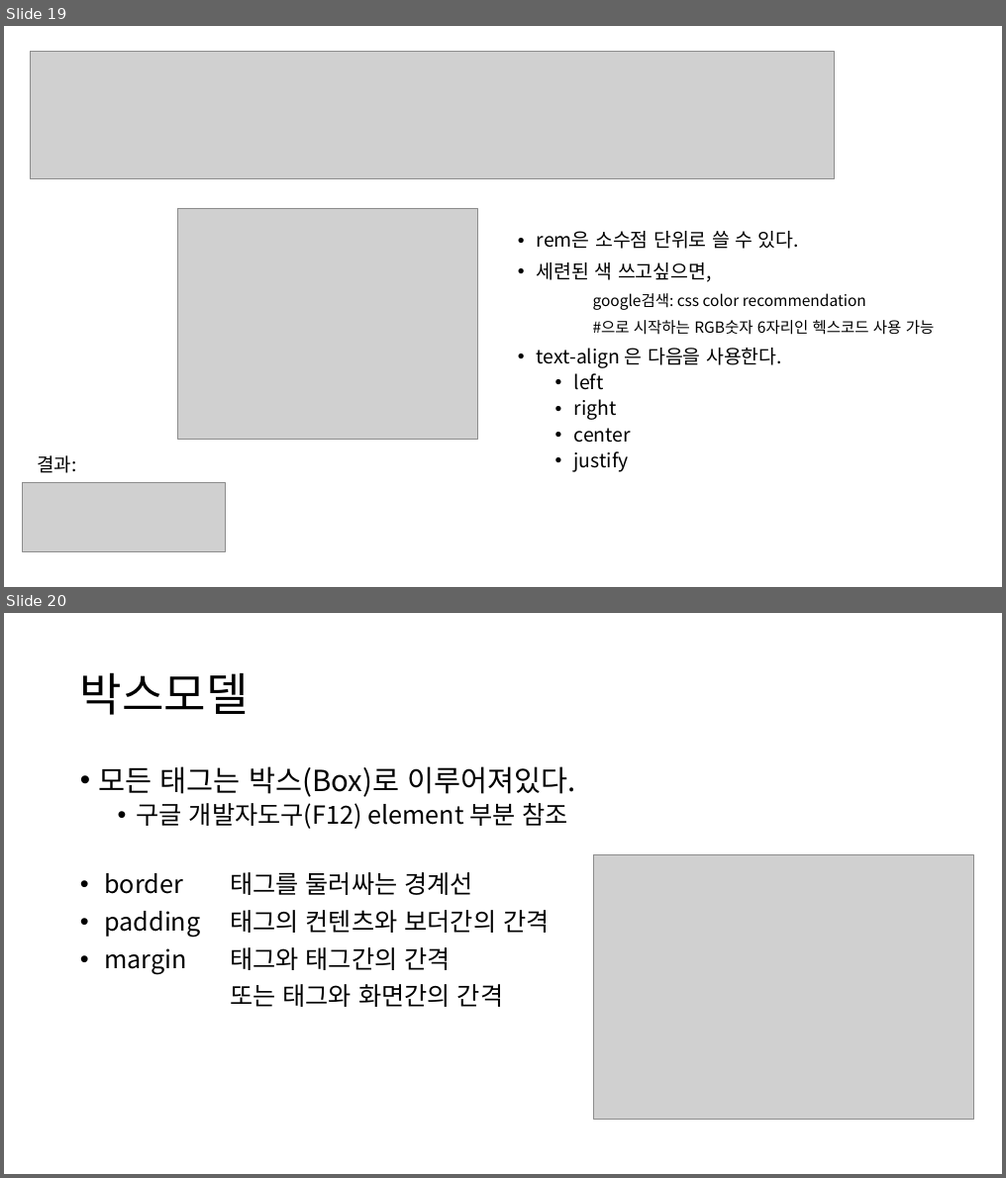
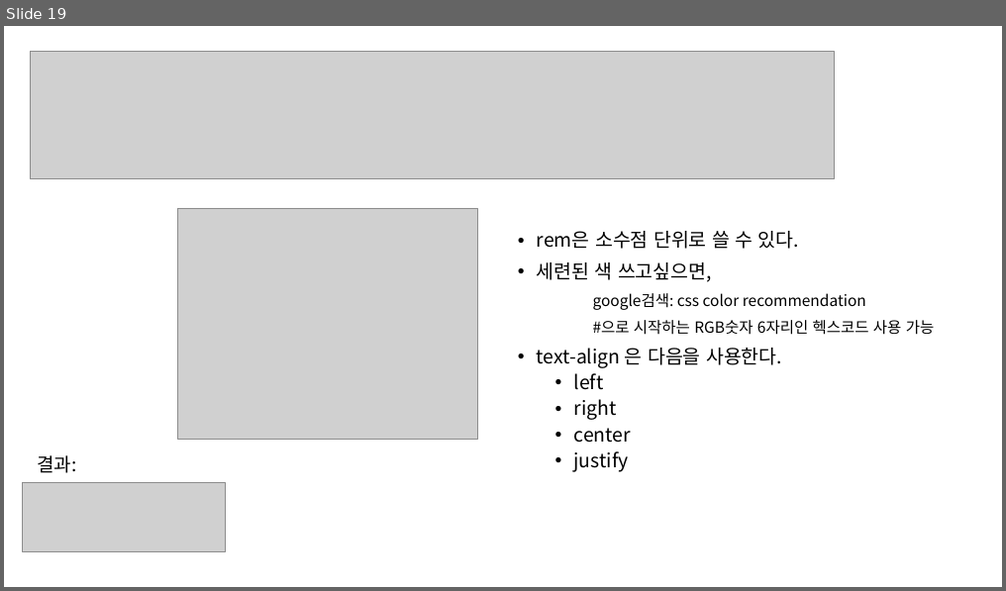
Before and after one commit to GNUCSAssistants/2021webprogramming, a slide deck: 수업/3. HTML (2), CSS(1)/PPT/3. HTML (2), CSS(1).pptx. Shown one above the other, each under a label of ours: slides 19 and 20 before the commit, slide 19 after it. The pictures are 1006x1178 and 1006x591 pixels, drawn with LibreOffice and Linux fonts; fonts in the diff are those of the drawing; grey boxes stand for pictures. Boxes give left, top, right and bottom in pixels: in the first picture for what was removed or moved away, otherwise in the second. Text is boxed around its words. In the diff, an @@ line names an element or a change of style, - is before the commit and + after.

```diff
--- a/수업/3. HTML (2), CSS(1)/PPT/3. HTML (2), CSS(1).pptx
+++ b/수업/3. HTML (2), CSS(1)/PPT/3. HTML (2), CSS(1).pptx
@@ slide 20 removed at (4, 613, 1002, 1174), background #FFFFFF @@
@@ title removed at (80, 672, 249, 715) @@
-박스모델
@@ text removed at (99, 766, 575, 1007) @@
-• 모든 태그는 박스(Box)로 이루어져있다.
-  • 구글 개발자도구(F12) element 부분 참조
-• border 태그를 둘러싸는 경계선
-• padding 태그의 컨텐츠와 보더간의 간격
-• margin 태그와 태그간의 간격
-또는 태그와 화면간의 간격
@@ picture removed at (594, 856, 973, 1119) @@
```
Also in this commit, not shown: 3 other slides removed, 6 other files.
